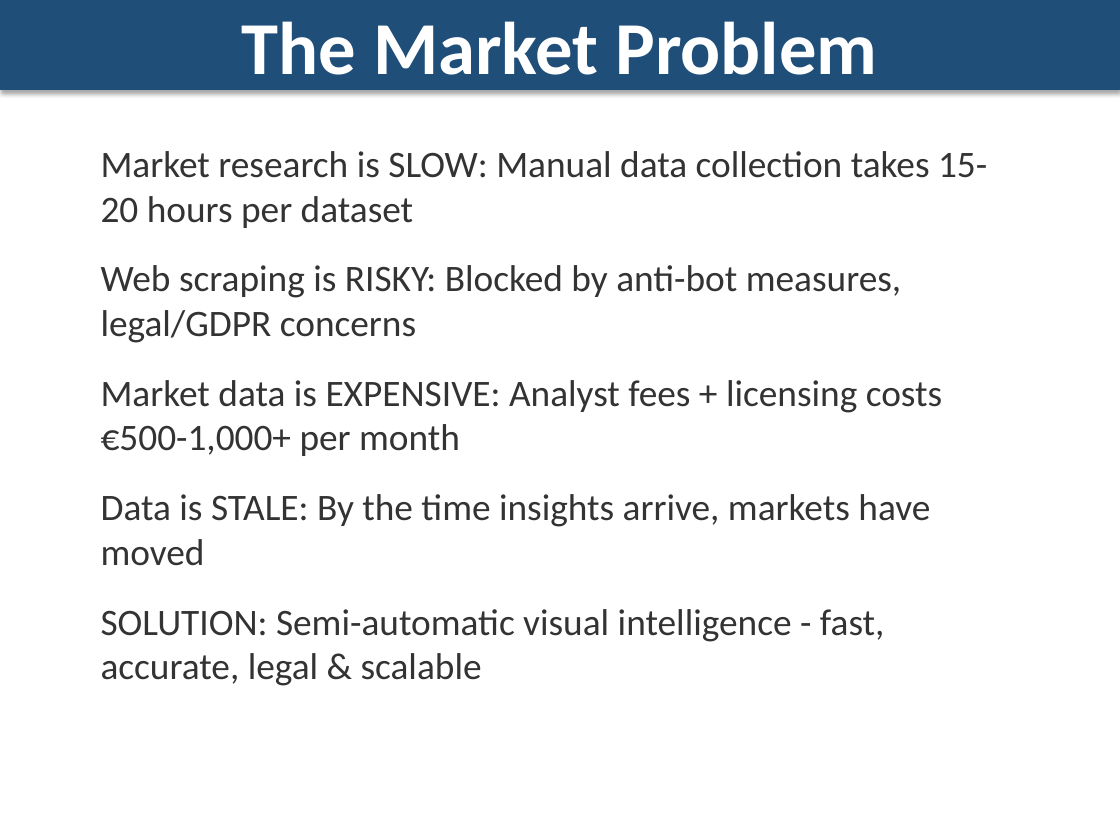
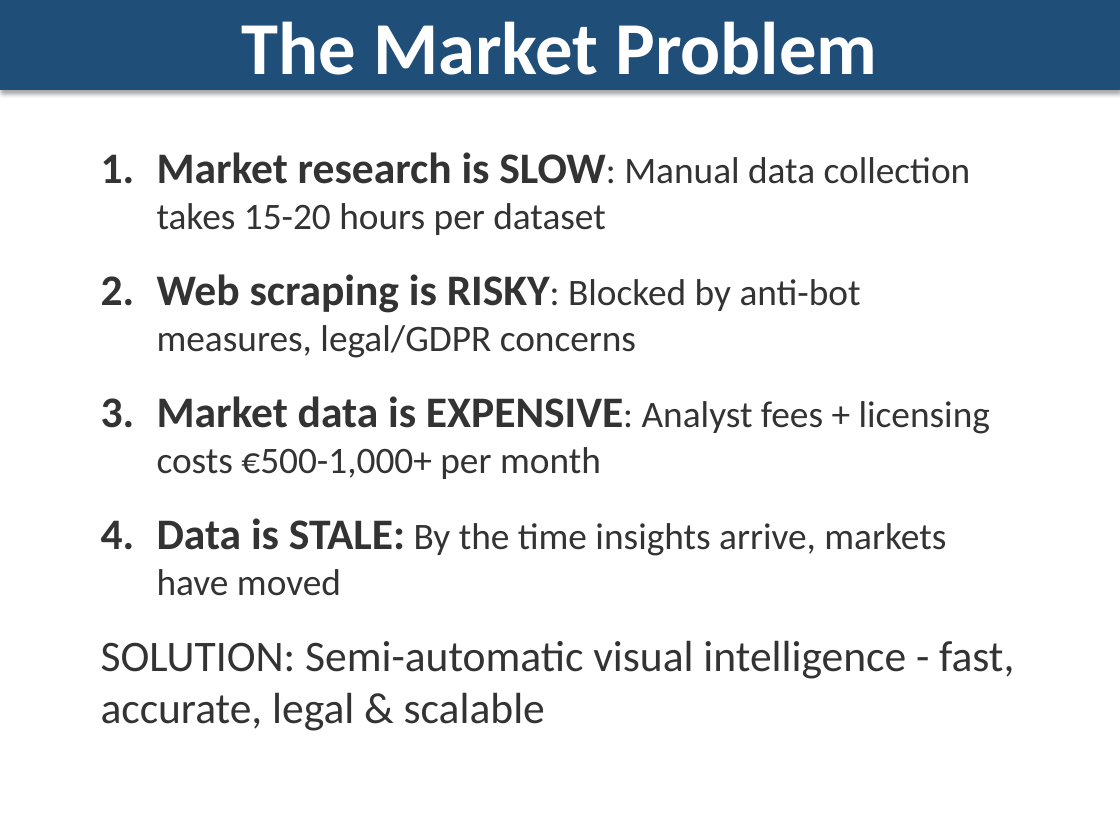
Before and after one commit to horaciofonseca-dev/snipping-prices-tool, a slide deck: slide 2 of CAPSTONE_DELIVERABLES/Snipper_Tool_DaaS_Pitch.pptx. Drawn at 1120x840 pixels with LibreOffice and Linux fonts; fonts in the diff are those of the drawing. Boxes give left, top, right and bottom in pixels: in the first picture for what was removed or moved away, otherwise in the second. Text is boxed around its words. In the diff, an @@ line names an element or a change of style, - is before the commit and + after.

```diff
--- a/CAPSTONE_DELIVERABLES/Snipper_Tool_DaaS_Pitch.pptx
+++ b/CAPSTONE_DELIVERABLES/Snipper_Tool_DaaS_Pitch.pptx
@@ text "Market research is SLOW: Manual ..." at [101, 152, 1014, 731]: size 24 to 28 pt in "Market research is SLOW:", "Web scraping is RISKY:", "Market data is EXPENSIVE:", "Data is STALE:" and 1 more places; bold on in "Market research is SLOW:", "Web scraping is RISKY:", "Market data is EXPENSIVE:", "Data is STALE:"; bullet none to 1. @@
```
Also in this commit, not shown: 9 other slides changed, 4 slides removed, 8 other files.
